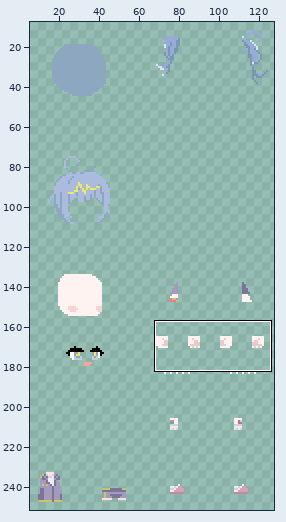
Sprite sheet: Assets/Sprites/Character/Character_DecoTelepathy.png. The first picture is a wide view before the edit; the outline marks the close-up.
Close-up. The starting point:
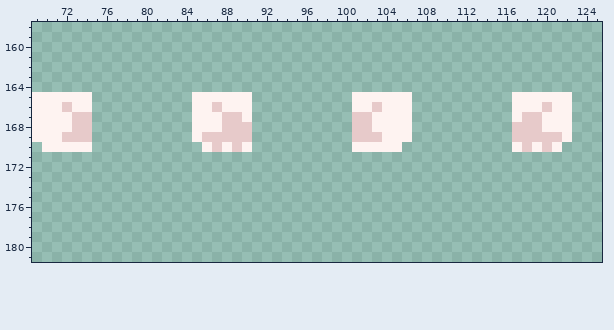
The file is 128x256 pixels. Shown: x 69..125, y 158..181. The wide view leaves out empty margins.
And afterwards:
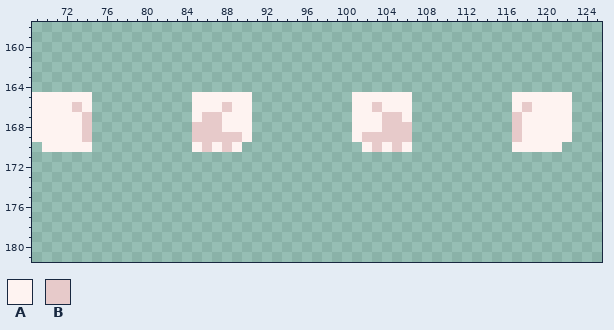
Palette (. is transparent): A #fef3f1  B #e7caca
Diff:
y 166: x 72..73 BA -> AB; x 87..88 BA -> AB; x 118 A -> B; x 120 B -> A
y 167: x 73 B -> A; x 86..89 AABB -> BBAA; x 101..102 BB -> AA; x 104..105 AA -> BB; x 117..119 ABB -> BAA
y 168: x 73 B -> A; x 85..90 AAABBB -> BBBAAA; x 101..102 BB -> AA; x 104..106 AAA -> BBB; x 118..119 BB -> AA
y 169: x 72..73 BB -> AA; x 85 A -> B; x 90 B -> A; x 101 B -> A; x 104..106 AAA -> BBB; x 118..121 BBBB -> AAAA
y 170: x 85..90 .ABABA -> ABABA.; x 101 A -> .; x 103 A -> B; x 105..106 A. -> BA; x 118 B -> A; x 120 B -> A
